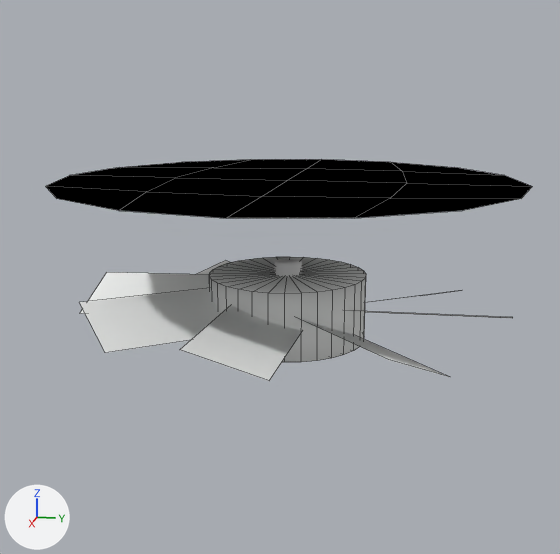
What one commit did to the Blender file  latest fatboy/props/vent2.blend.
One viewpoint serves both versions: a camera (50 mm lens) standing at (15.77, 2.99, 4.55) and looking at (0.08, -0.15, 0.63). Lighting does not change. The marker at lower left points along +X, +Y and +Z. Mesh edges are drawn as thin lines on the coarser meshes.

Script lines for the objects in view, before the commit:
```python
ob_curvecircle = bpy.data.objects.new('CurveCircle', cu_curvecircle_001)
ob_curvecircle.location = (0.0, 0.0, 0.0)
ob_curvecircle.scale = (4.74, 4.74, 3.13)
ob_plane_006 = bpy.data.objects.new('Plane.006', me_plane_006)
ob_plane_006.location = (0.0, 0.0, 0.0)
ob_plane_006.rotation_euler = (-0.275, -0.0463, 0.0)  # degrees (-16, -2.7, 0)
ob_plane_006.scale = (1.78, 1.78, 1.78)
ob_plane_008 = bpy.data.objects.new('Plane.008', me_plane_008)
ob_plane_008.location = (0.0, 0.0, 2.67)
ob_plane_008.rotation_euler = (9.425, 0.0, 0.0)  # degrees (180, 0, 0)
ob_plane_008.scale = (5.23, 5.23, 5.23)
```
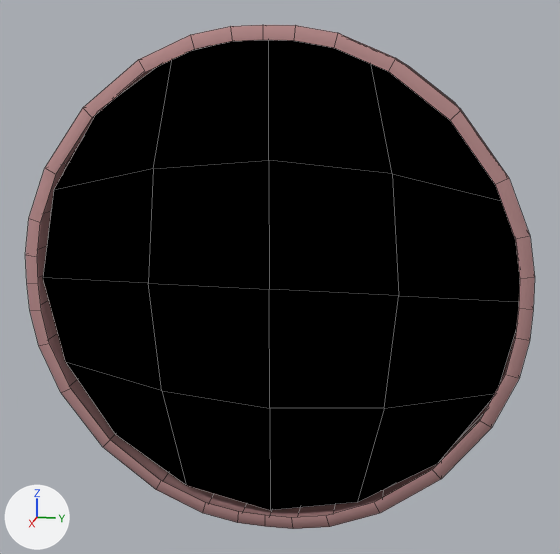
Edits to the bpy script that builds the scene:
```text
Change me_plane_006:
    used by ob_plane_006; location = (0.0, 0.0, 0.0); rotation_euler = (-0.275, -0.0463, 0.0), in degrees (-16, -2.7, 0); scale = (1.78, 1.78, 1.78)
    remove me_plane_006.from_pydata(...)  # 98 vertices, 104 faces; spans x -2.62..2.59, y -2.53..2.54, z -0.93..0.86
    add me_plane_006.from_pydata(...)  # 98 vertices, 104 faces; spans x -2.58..2.6, y -2.46..2.5, z -0.91..0.81
    me_plane_006 part 1: 32 of 98 vertices moved; they spanned x -2.62..2.59, y -2.53..2.54, z -0.93..0.86 and now span x -2.58..2.6, y -2.46..2.5, z -0.91..0.81; mean shift (0.0, 0.0, 0.0); largest move (-2.57, 0.56, 0.08) -> (-2.52, 0.41, 0.17)
Change me_plane_008:
    where me_plane_008.from_pydata(...)  # 25 vertices, 16 faces; spans x -0.93..0.93, y -0.93..0.93, z 0.0
    used by ob_plane_008; location = (0.0, 0.0, 2.67); rotation_euler = (9.425, 0.0, 0.0), in degrees (180, 0, 0); scale = (5.23, 5.23, 5.23)
    me_plane_008 part 2
    me_plane_008.vertices[4].co: (0.35, -0.85, 0.0) -> (0.34, -0.82, 0.0)  # pixel (521, 198) -> pixel (65, 362)
    me_plane_008.vertices[5].co: (-0.35, -0.85, 0.0) -> (-0.34, -0.82, 0.0)  # pixel (504, 175) -> pixel (53, 190)
    me_plane_008.vertices[6].co: (0.85, 0.35, 0.0) -> (0.82, 0.34, 0.0)  # pixel (118, 210) -> pixel (357, 502)
    me_plane_008.vertices[7].co: (0.85, -0.35, 0.0) -> (0.82, -0.34, 0.0)  # pixel (354, 218) -> pixel (186, 485)
    me_plane_008.vertices[8].co: (0.35, 0.85, 0.0) -> (0.34, 0.82, 0.0)  # pixel (45, 186) -> not seen
    me_plane_008.vertices[9].co: (-0.35, 0.85, 0.0) -> (-0.34, 0.82, 0.0)  # pixel (119, 167) -> not seen
    me_plane_008.vertices[10].co: (-0.85, -0.35, 0.0) -> (-0.82, -0.34, 0.0)  # pixel (390, 162) -> not seen
    me_plane_008.vertices[11].co: (-0.85, 0.35, 0.0) -> (-0.82, 0.34, 0.0)  # pixel (250, 159) -> not seen
    me_plane_008.vertices[16].co: (0.65, 0.65, 0.0) -> (0.63, 0.63, 0.0)  # pixel (56, 198) -> pixel (437, 463)
    me_plane_008.vertices[17].co: (0.65, -0.65, 0.0) -> (0.63, -0.63, 0.0)  # pixel (462, 210) -> pixel (115, 434)
    me_plane_008.vertices[18].co: (-0.65, -0.65, 0.0) -> (-0.63, -0.63, 0.0)  # pixel (454, 167) -> pixel (97, 111)
    me_plane_008.vertices[19].co: (-0.65, 0.65, 0.0) -> (-0.63, 0.63, 0.0)  # pixel (181, 162) -> not seen
    me_plane_008.vertices[20].co: (0.0, -0.93, 0.0) -> (0.0, -0.89, 0.0)  # pixel (532, 186) -> pixel (42, 277)
    me_plane_008.vertices[21].co: (0.93, 0.0, 0.0) -> (0.89, 0.0, 0.0)  # pixel (226, 218) -> pixel (270, 510)
    me_plane_008.vertices[22].co: (0.0, 0.93, 0.0) -> (0.0, 0.89, 0.0)  # pixel (69, 175) -> not seen
    me_plane_008.vertices[23].co: (-0.93, 0.0, 0.0) -> (-0.89, 0.0, 0.0)  # pixel (321, 159) -> not seen
Add me_mesh:
    me_mesh.from_pydata(...)  # 288 vertices, 256 faces; spans x -1.0..1.0, y -1.0..1.0, z -1.0..1.0
    me_mesh.polygons.foreach_set('use_smooth', [True] * 256)
    me_mesh.materials.append(mat_material_002)  # pink #bc9090
Change ob_curvecircle:
    ob_curvecircle: bpy.data.objects.new('CurveCircle', cu_curvecircle_001) -> bpy.data.objects.new('CurveCircle', me_mesh)
    ob_curvecircle.location: (0.0, 0.0, 0.0) -> (-0.82, 0.0, 0.82)
    ob_curvecircle.rotation_euler: (0.0, 0.0, 0.0) -> (0.0, 1.571, 0.0)  # degrees (0, 0, 0) -> degrees (0, 90, 0)
Change ob_plane_008:
    ob_plane_008.location: (0.0, 0.0, 2.67) -> (1.84, 0.0, 0.82)
    ob_plane_008.rotation_euler: (9.425, 0.0, 0.0) -> (12.57, 1.571, 0.0)  # degrees (180, 0, 0) -> degrees (0, 90, 0)
```

Where the change shows, as pixel boxes [x1, y1, x2, y2] in the pictures (560 x 554 px; the box of a moved part takes in the faces that stretch with it):
'Plane.008', reshaped, moved, turned
    before: [46, 159, 532, 218]
    after: [43, 40, 520, 510]
'CurveCircle', now drawn
    after: [25, 25, 535, 529]
'Plane.006', reshaped (not visible afterwards)
    before: [79, 257, 513, 381]
part 1 of me_plane_006, moved or reshaped (not visible afterwards)
    before: [79, 260, 513, 381]
